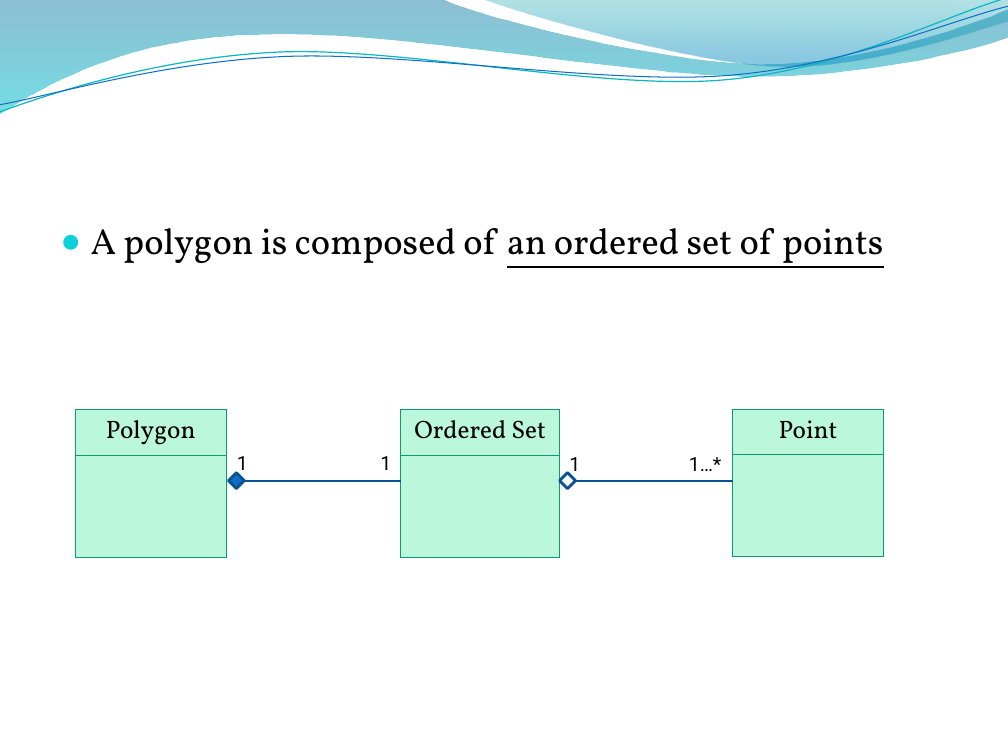
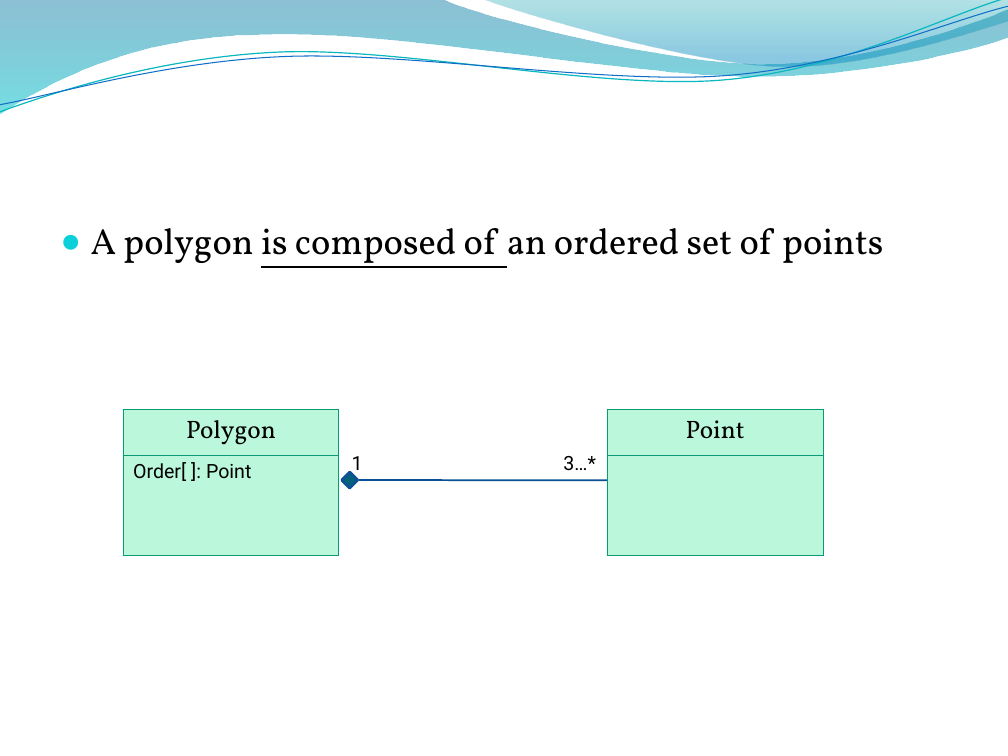
Before and after one commit to 2014-sed-team3/term-project, a slide deck: slide 4 of hw/hw0311.pptx. Drawn at 1008x756 pixels with LibreOffice and Linux fonts; fonts in the diff are those of the drawing; background and template pictures are left out. Boxes give left, top, right and bottom in pixels: in the first picture for what was removed or moved away, otherwise in the second. Text is boxed around its words. In the diff, an @@ line names an element or a change of style, - is before the commit and + after.

Commit message:
upload a new version of hw0311

```diff
--- a/hw/hw0311.pptx
+++ b/hw/hw0311.pptx
@@ text "A polygon is composed of ..." at <box>91,228,883,268</box>: underline on in "is composed of"; underline off in "an ordered set of points" @@
@@ table at <box>123,409,339,550</box> @@
-row 2, column 1: 
+row 2, column 1: Order[ ]: Point
@@ table: place and size @@
-table at <box>76,409,227,552</box>
+table at <box>123,409,339,550</box>
@@ table removed at <box>401,409,559,552</box>, 2 rows, 1 columns @@
-Ordered Set
-
@@ table: place and size @@
-table at <box>733,409,884,552</box>
+table at <box>607,409,823,550</box>
@@ text "1" rewrapped from <box>380,456,391,470</box> to <box>352,456,363,476</box> @@
@@ text removed at <box>237,456,248,476</box> @@
-1
@@ diamond: place and size @@
-diamond at <box>229,473,245,489</box>
+diamond at <box>342,472,358,488</box>
@@ diamond at <box>342,472,358,488</box>: fill #0F6FC6 to #04617B @@
@@ diamond removed at <box>559,473,576,489</box> @@
@@ text added at <box>563,456,596,471</box>, 14 pt, text #000000 @@
+3…*
@@ text removed at <box>569,457,580,477</box> @@
-1
@@ text removed at <box>689,457,722,471</box> @@
-1…*
@@ line moved from (245, 481) - (401, 481) to (359, 480) - (607, 480) @@
@@ line removed from (577, 481) to (733, 481) @@
```
Also in this commit, not shown: 1 other slide changed.
